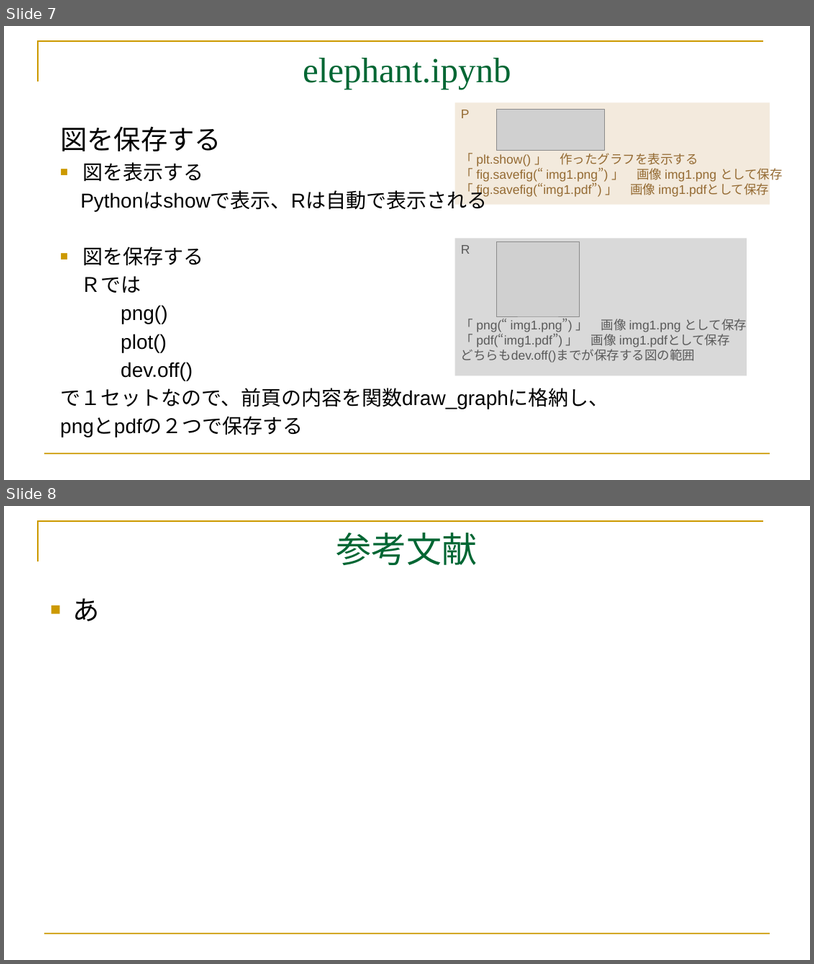
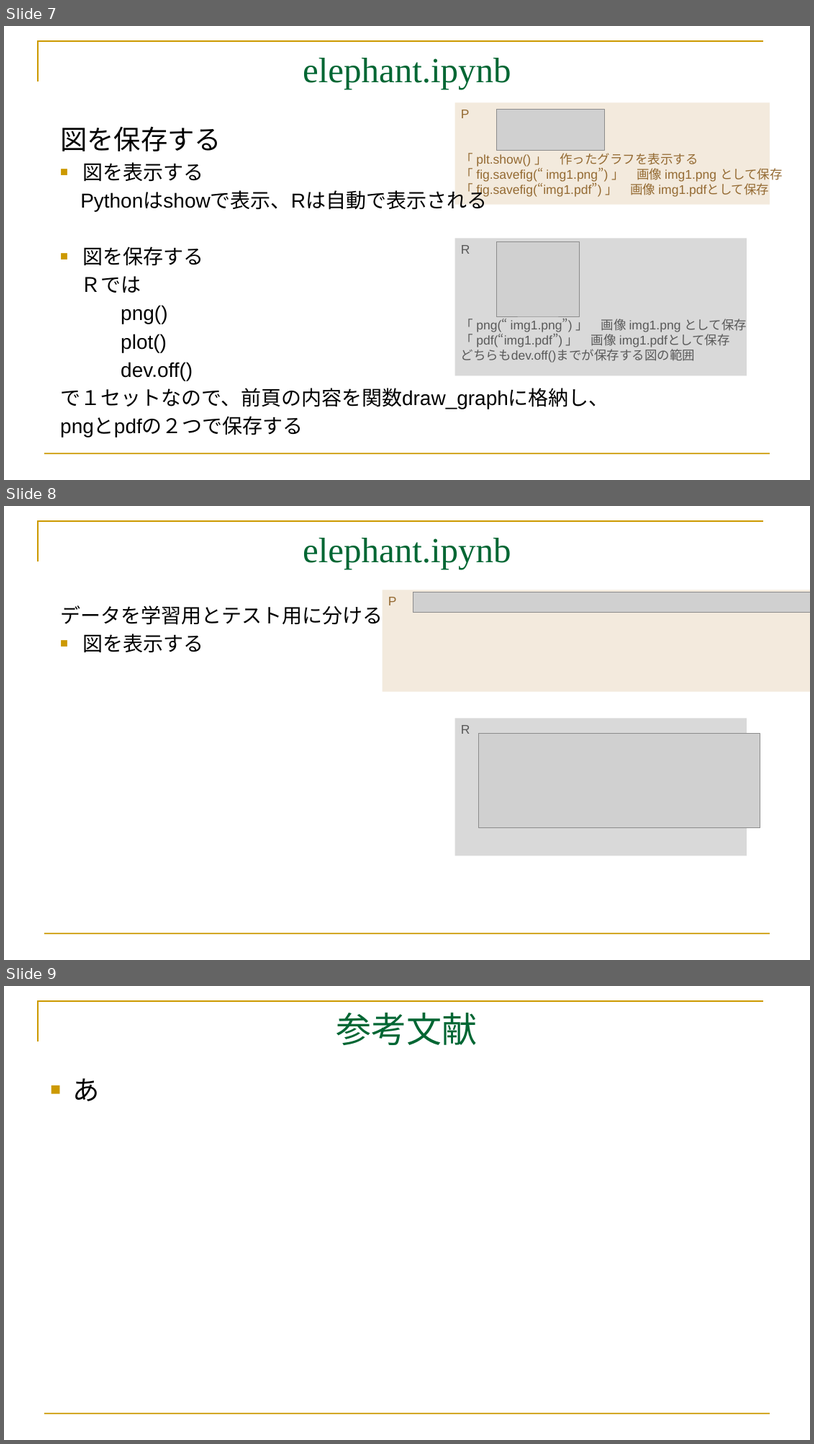
Before and after one commit to mei-517/GoogleColab, a slide deck: GoogleColab.part3.pptx. Shown one above the other, each under a label of ours: slides 7 and 8 before the commit, slides 7, 8 and 9 after it. The pictures are 814x964 and 814x1444 pixels, drawn with LibreOffice and Linux fonts; fonts in the diff are those of the drawing; grey boxes stand for pictures. Boxes give left, top, right and bottom in pixels: in the first picture for what was removed or moved away, otherwise in the second. Text is boxed around its words. In the diff, an @@ line names an element or a change of style, - is before the commit and + after.

```diff
--- a/GoogleColab.part3.pptx
+++ b/GoogleColab.part3.pptx
@@ slide 8 added at box(4, 506, 810, 960), background #FFFFFF; not listed: 2 template elements that a slide beside it also shows @@
@@ title added at box(303, 538, 512, 569), 42 pt, text #006633 @@
+elephant.ipynb
@@ rectangle added at box(383, 590, 810, 692), fill #F3EADD, 15 pt, text #946A32 @@
+P
@@ picture added at box(413, 592, 810, 612) @@
@@ text added at box(60, 605, 383, 653), 24 pt, text #000000 @@
+データを学習用とテスト用に分ける
+■ 図を表示する
@@ rectangle added at box(455, 718, 747, 856), fill #D9D9D9, 15 pt, text #595959 @@
+R
@@ picture added at box(479, 733, 760, 827) @@
@@ what was slide 8 is now slide 9 @@
```
Also in this commit, not shown: 1 other file.
